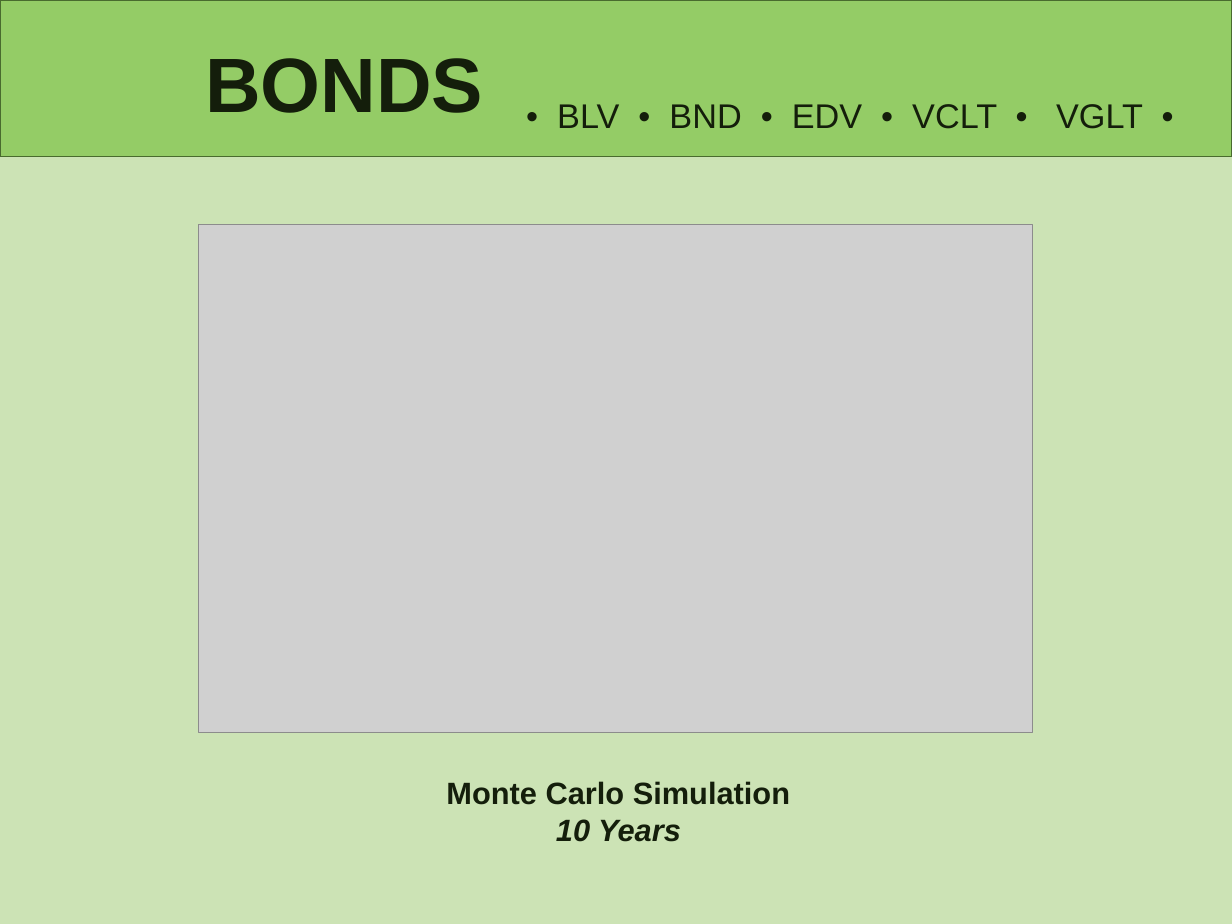
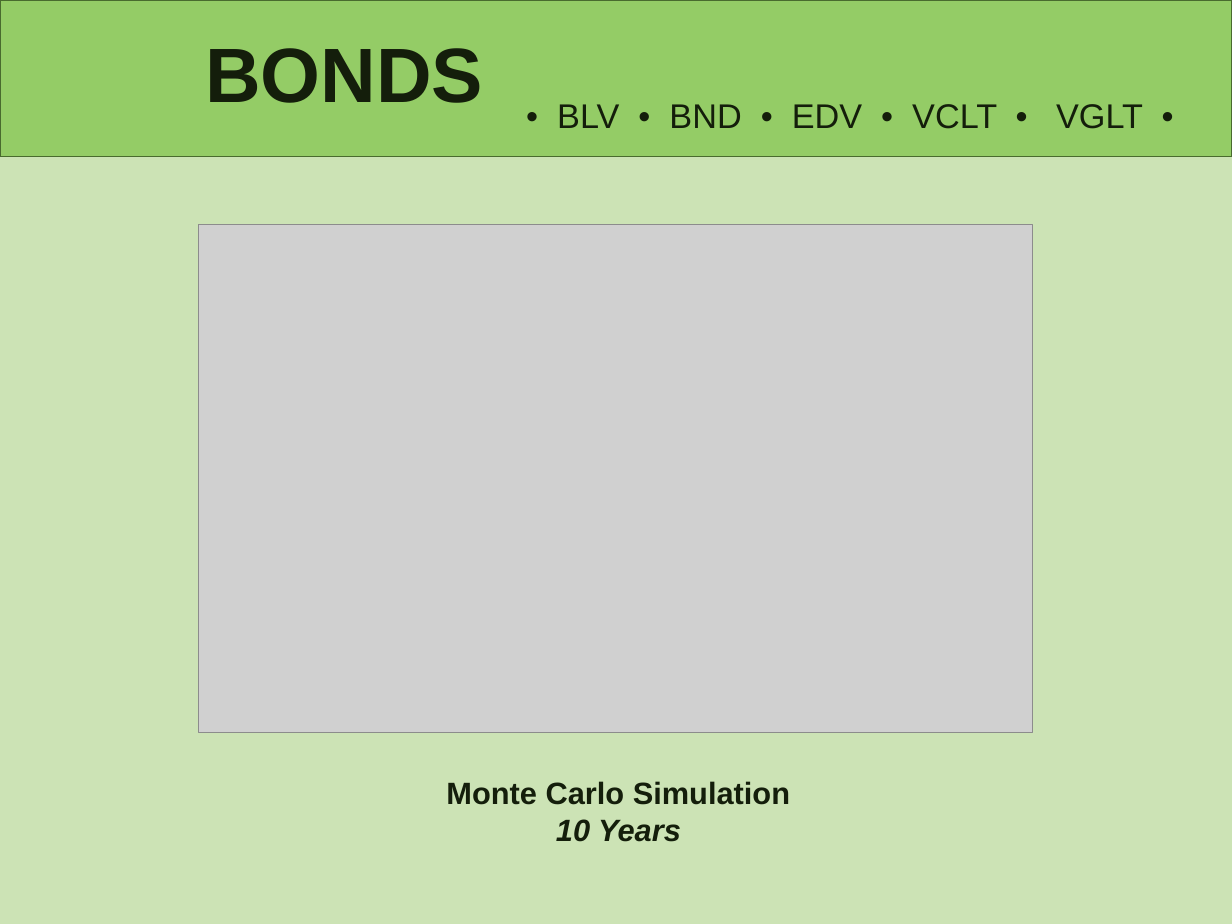
Before and after one commit to lindseyhardouin/Challenging_the_Status_Quo, a slide deck: slide 7 of presentation/P1- Challening the Status Quo.pptx (slide 4 before the commit). Drawn at 1232x924 pixels with LibreOffice and Linux fonts; fonts in the diff are those of the drawing; grey boxes stand for pictures. Boxes give left, top, right and bottom in pixels: in the first picture for what was removed or moved away, otherwise in the second. Text is boxed around its words. In the diff, an @@ line names an element or a change of style, - is before the commit and + after.

```diff
--- a/presentation/P1- Challening the Status Quo.pptx
+++ b/presentation/P1- Challening the Status Quo.pptx
@@ title "BONDS" moved from (x1=205, y1=58, x2=483, y2=113) to (x1=205, y1=48, x2=483, y2=103) @@
```
Also in this commit, not shown: 8 other slides changed, 2 slides added, 1 slide removed.
